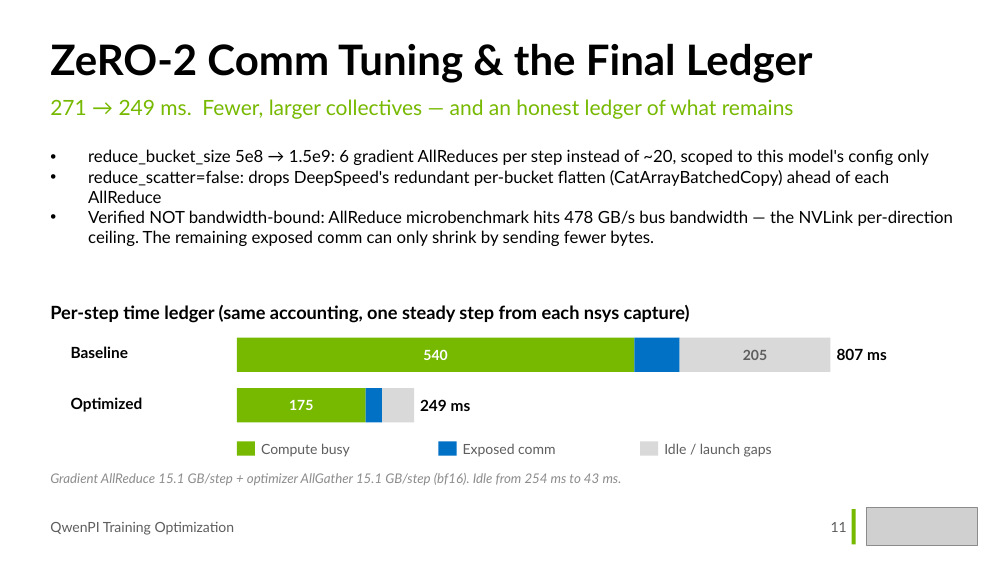
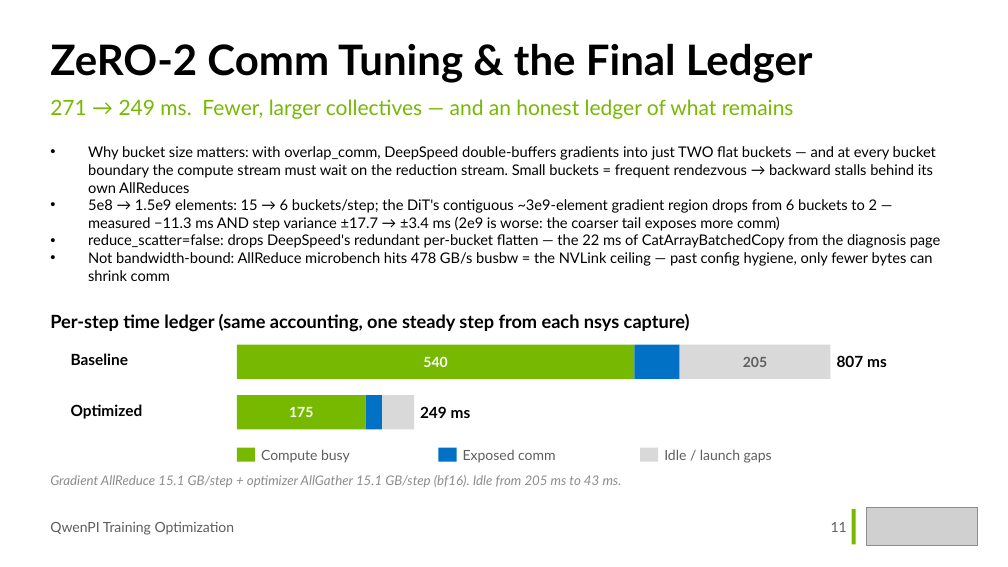
Before and after one commit to Holworth/starVLA, a slide deck: slide 11 of docs/slides/qwenpi-optimization.pptx. Drawn at 1008x567 pixels with LibreOffice and Linux fonts; fonts in the diff are those of the drawing; grey boxes stand for pictures. Boxes give left, top, right and bottom in pixels: in the first picture for what was removed or moved away, otherwise in the second. Text is boxed around its words. In the diff, an @@ line names an element or a change of style, - is before the commit and + after.

Commit message:
docs(slides): bucket-size mechanism (ipg double-buffer stall) on the comm page

```diff
--- a/docs/slides/qwenpi-optimization.pptx
+++ b/docs/slides/qwenpi-optimization.pptx
@@ text at <box>88,146,941,281</box>: text changed; size 12 to 10.5 pt @@
-• reduce_bucket_size 5e8 → 1.5e9: 6 gradient AllReduces per step instead of ~20, scoped to this model's config only
-• reduce_scatter=false: drops DeepSpeed's redundant per-bucket flatten (CatArrayBatchedCopy) ahead of each AllReduce
-• Verified NOT bandwidth-bound: AllReduce microbenchmark hits 478 GB/s bus bandwidth — the NVLink per-direction ceiling. The remaining exposed comm can only shrink by sending fewer bytes.
+• Why bucket size matters: with overlap_comm, DeepSpeed double-buffers gradients into just TWO flat buckets — and at every bucket boundary the compute stream must wait on the reduction stream. Small buckets = frequent rendezvous → backward stalls behind its own AllReduces
+• 5e8 → 1.5e9 elements: 15 → 6 buckets/step; the DiT's contiguous ~3e9-element gradient region drops from 6 buckets to 2 — measured −11.3 ms AND step variance ±17.7 → ±3.4 ms (2e9 is worse: the coarser tail exposes more comm)
+• reduce_scatter=false: drops DeepSpeed's redundant per-bucket flatten — the 22 ms of CatArrayBatchedCopy from the diagnosis page
+• Not bandwidth-bound: AllReduce microbench hits 478 GB/s busbw = the NVLink ceiling — past config hygiene, only fewer bytes can shrink comm
@@ text "Per-step time ledger (same accounting, ...": place and size @@
-text "Per-step time ledger (same accounting, ..." at <box>50,305,690,323</box>
+text "Per-step time ledger (same accounting, ..." at <box>50,314,690,332</box>
@@ 10 texts, 9 rectangles: place and size @@
-10 texts, 9 rectangles at <box>71,338,887,457</box>
+10 texts, 9 rectangles at <box>71,345,887,463</box>
@@ text at <box>50,475,622,487</box>: text changed @@
-Gradient AllReduce 15.1 GB/step + optimizer AllGather 15.1 GB/step (bf16). Idle from 254 ms to 43 ms.
+Gradient AllReduce 15.1 GB/step + optimizer AllGather 15.1 GB/step (bf16). Idle from 205 ms to 43 ms.
```
Also in this commit, not shown: 1 other file.
